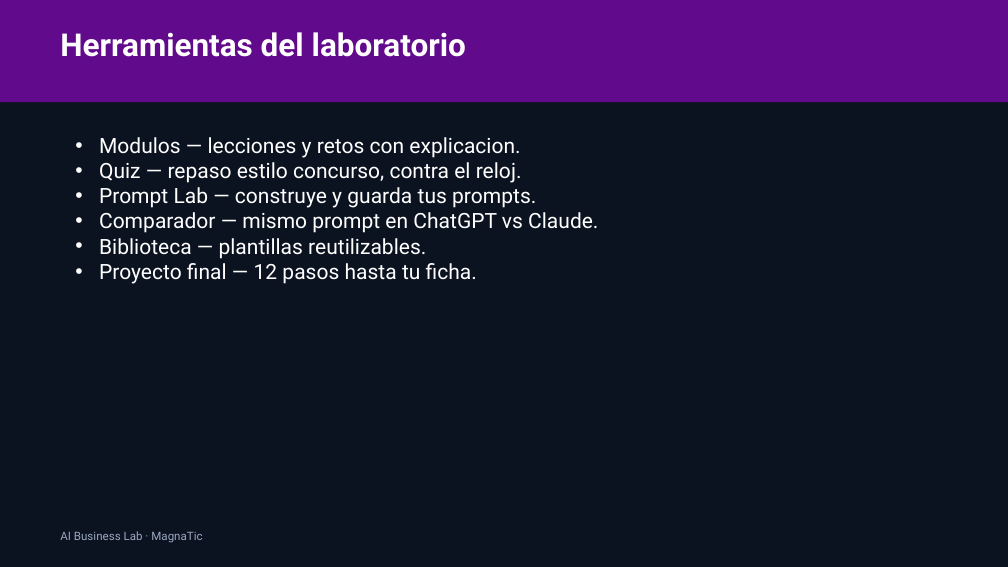
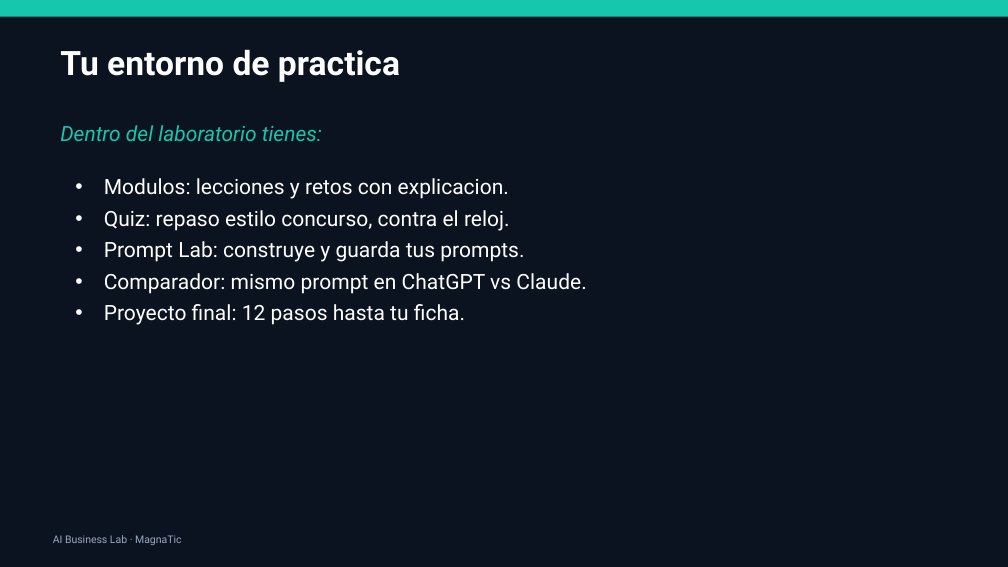
Before and after one commit to xander0408/CURSOS, a slide deck: slide 24 of AI-Business-Lab-Presentacion.pptx (slide 12 before the commit). Drawn at 1008x567 pixels with LibreOffice and Linux fonts; fonts in the diff are those of the drawing. Boxes give left, top, right and bottom in pixels: in the first picture for what was removed or moved away, otherwise in the second. Text is boxed around its words. In the diff, an @@ line names an element or a change of style, - is before the commit and + after.

```diff
--- a/AI-Business-Lab-Presentacion.pptx
+++ b/AI-Business-Lab-Presentacion.pptx
@@ rectangle: place and size @@
-rectangle at (0,0,1008,102)
+rectangle at (0,0,1008,17)
@@ rectangle at (0,0,1008,17): fill #610A8B to #16C6AD @@
@@ text added at (60,49,400,82), 32 pt, text #FFFFFF, bold @@
+Tu entorno de practica
@@ text at (60,125,322,141): text changed; size 30 to 20 pt; text colour #FFFFFF to #16C6AD; bold off; italic on @@
-Herramientas del laboratorio
+Dentro del laboratorio tienes:
@@ text at (104,178,586,325): text changed @@
-• Modulos — lecciones y retos con explicacion.
-• Quiz — repaso estilo concurso, contra el reloj.
-• Prompt Lab — construye y guarda tus prompts.
-• Comparador — mismo prompt en ChatGPT vs Claude.
-• Biblioteca — plantillas reutilizables.
-• Proyecto final — 12 pasos hasta tu ficha.
+• Modulos: lecciones y retos con explicacion.
+• Quiz: repaso estilo concurso, contra el reloj.
+• Prompt Lab: construye y guarda tus prompts.
+• Comparador: mismo prompt en ChatGPT vs Claude.
+• Proyecto final: 12 pasos hasta tu ficha.
@@ text "AI Business Lab · MagnaTic": place and size @@
-text "AI Business Lab · MagnaTic" at (60,531,202,543)
+text "AI Business Lab · MagnaTic" at (53,535,181,545)
@@ text "AI Business Lab · MagnaTic" at (53,535,181,545): size 11 to 10 pt @@
```
Also in this commit, not shown: 5 other slides changed, 25 slides added, 10 slides removed, 8 other files.
